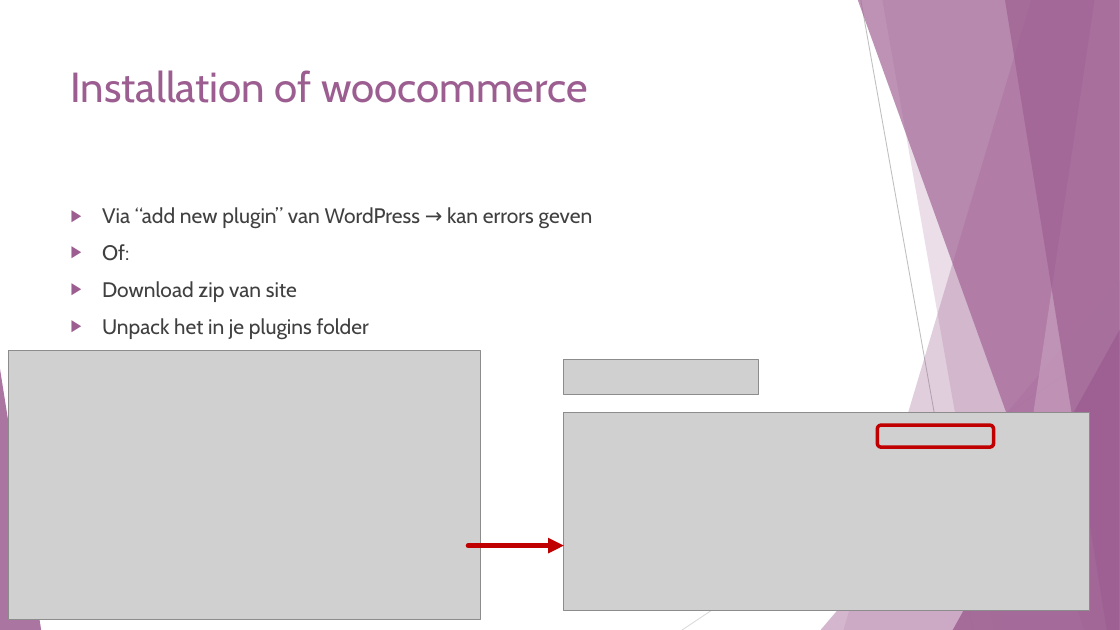
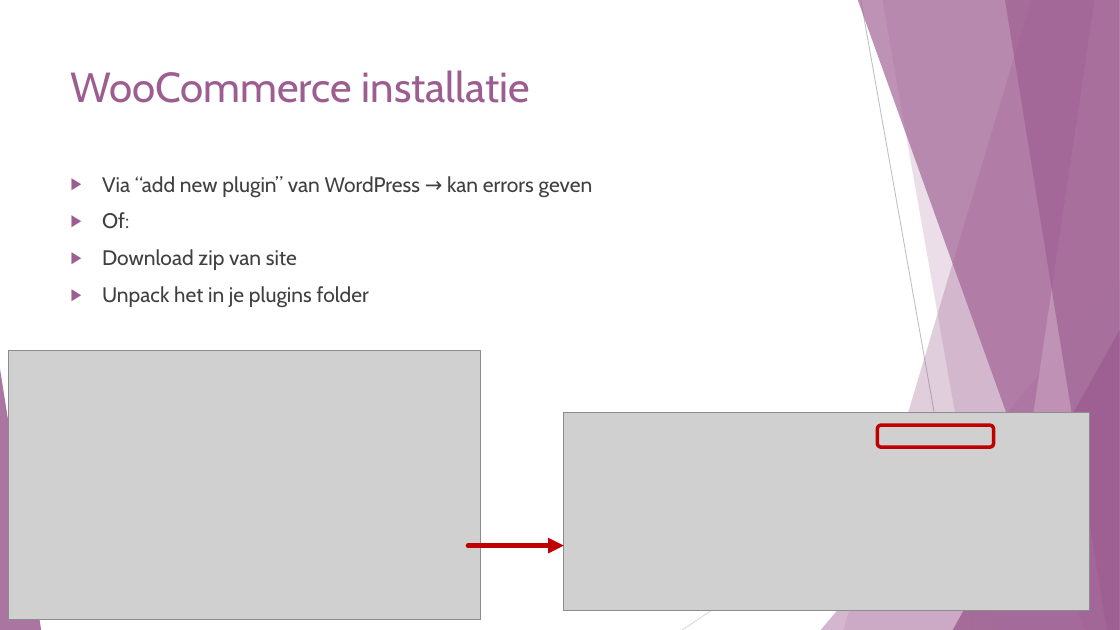
Before and after one commit to SarahJehin/WebResearch, a slide deck: slide 4 of new_technology/Wordpress - WooCommerce.pptx (slide 5 before the commit). Drawn at 1120x630 pixels with LibreOffice and Linux fonts; fonts in the diff are those of the drawing; grey boxes stand for pictures. Boxes give left, top, right and bottom in pixels: in the first picture for what was removed or moved away, otherwise in the second. Text is boxed around its words. In the diff, an @@ line names an element or a change of style, - is before the commit and + after.

```diff
--- a/new_technology/Wordpress - WooCommerce.pptx
+++ b/new_technology/Wordpress - WooCommerce.pptx
@@ title at [71,70,530,103]: text changed @@
-Installation of woocommerce
+WooCommerce installatie
@@ text "Via “add new plugin” van ...": place and size @@
-text "Via “add new plugin” van ..." at [102,207,593,339]
+text "Via “add new plugin” van ..." at [102,176,593,307]
@@ picture removed at [564,360,758,395] @@
```
Also in this commit, not shown: 13 other slides changed, 7 slides added, 8 slides removed, 40 other files.
